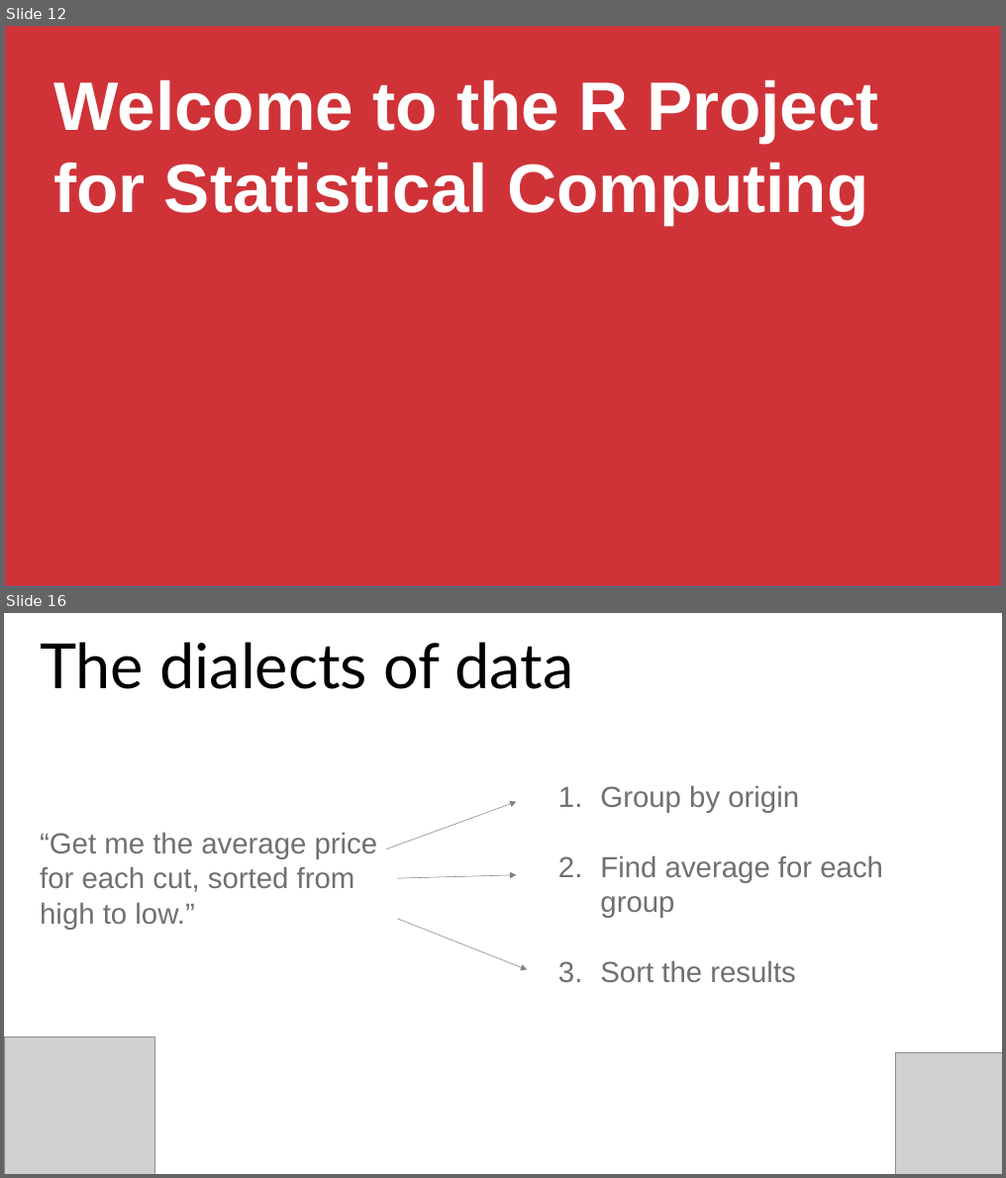
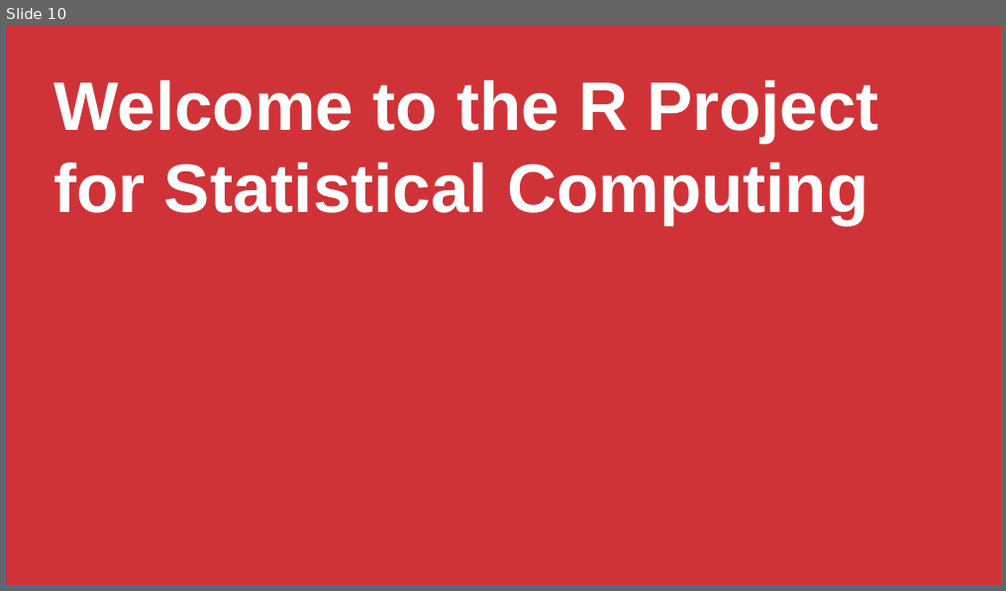
Before and after one commit to stringfestdata/london-excel, a slide deck: advancing-into-analytics-london-meetup.pptx. Shown one above the other, each under a label of ours: slides 12 and 16 before the commit, slide 10 after it; the slides between them are not shown. The pictures are 1006x1178 and 1006x591 pixels, drawn with LibreOffice and Linux fonts; fonts in the diff are those of the drawing; grey boxes stand for pictures. Boxes give left, top, right and bottom in pixels: in the first picture for what was removed or moved away, otherwise in the second. Text is boxed around its words. In the diff, an @@ line names an element or a change of style, - is before the commit and + after.

```diff
--- a/advancing-into-analytics-london-meetup.pptx
+++ b/advancing-into-analytics-london-meetup.pptx
@@ slide 16 removed at [4, 613, 1002, 1174], background #FFFFFF @@
@@ text removed at [40, 642, 573, 689] @@
-The dialects of data
@@ text removed at [600, 785, 883, 982] @@
-1. Group by origin
-2. Find average for each group
-3. Sort the results
@@ arrow removed from (386, 850) to (516, 802) @@
@@ text removed at [40, 832, 378, 929] @@
-“Get me the average price for each cut, sorted from high to low.”
@@ arrow removed from (397, 878) to (516, 875) @@
@@ arrow removed from (397, 919) to (528, 970) @@
@@ picture removed at [4, 1038, 155, 1174] @@
@@ picture removed at [896, 1053, 1002, 1174] @@
@@ what was slide 12 is now slide 10 @@
```
Also in this commit, not shown: 11 slides changed, 1 slide added, 3 other slides removed, 43 other files.
